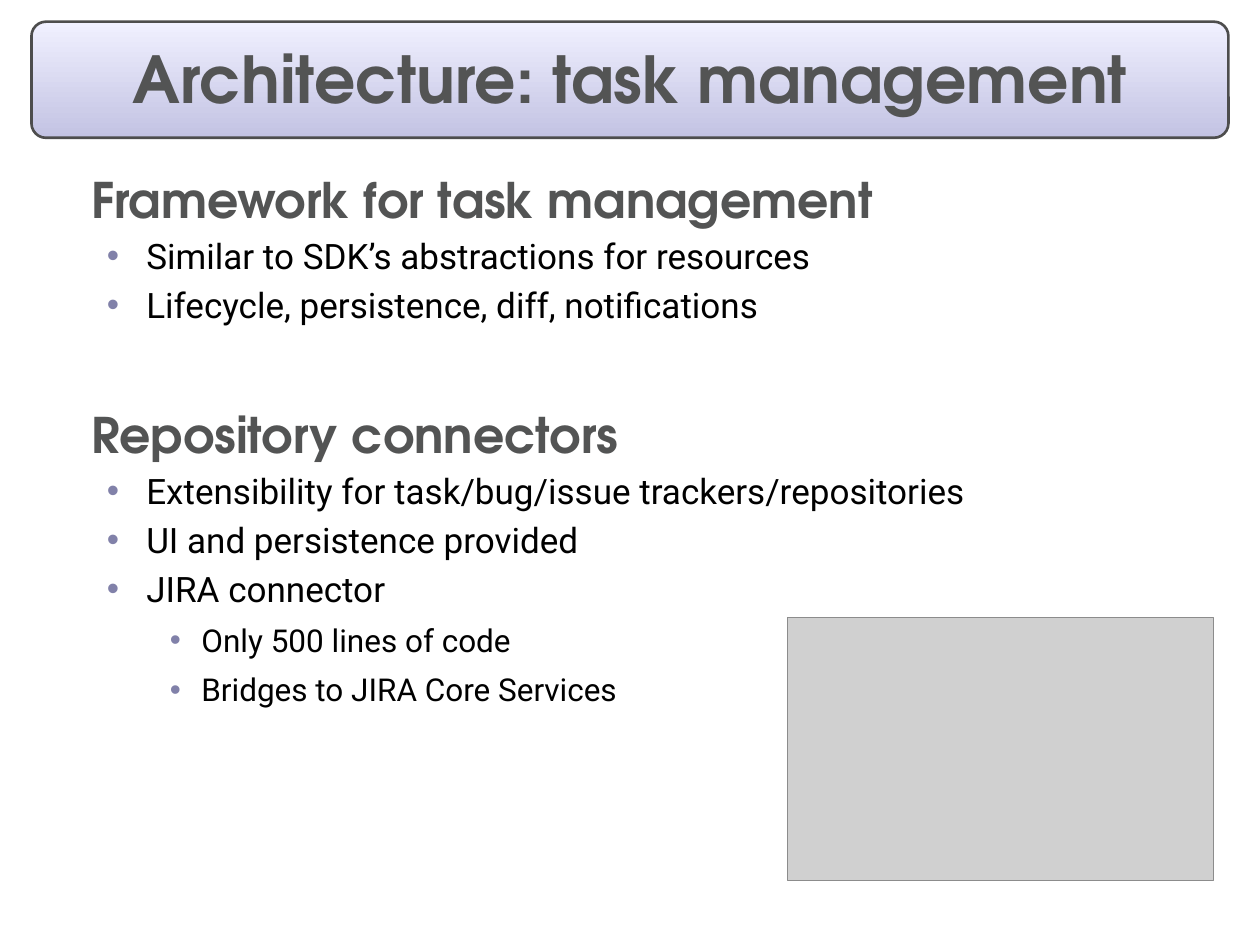
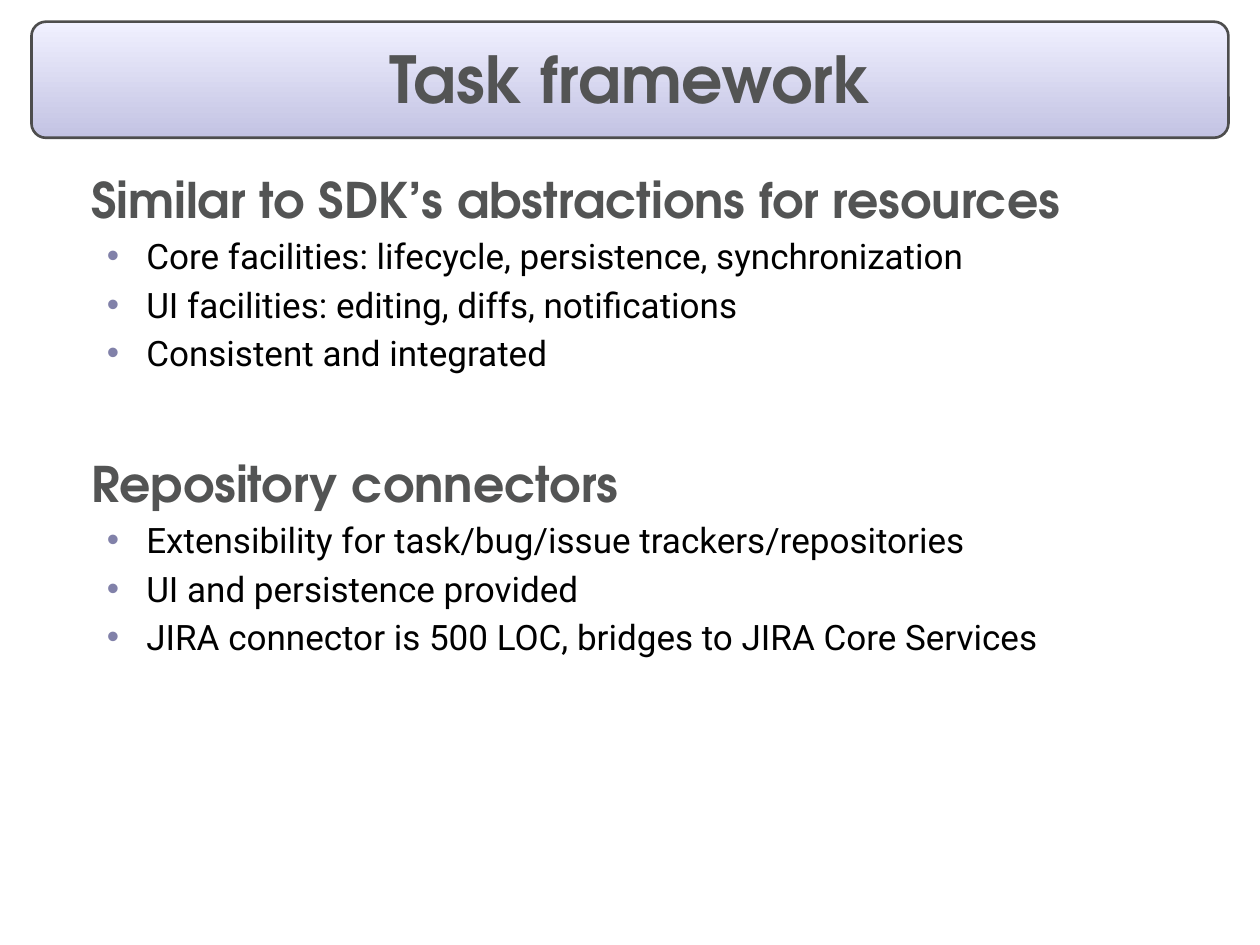
Before and after one commit to eclipse-mylyn/mylyn-website, a slide deck: slide 16 of publications/2006-03-mylar-eclipsecon.ppt (slide 20 before the commit). Drawn at 1260x945 pixels with LibreOffice and Linux fonts; fonts in the diff are those of the drawing; grey boxes stand for pictures. Boxes give left, top, right and bottom in pixels: in the first picture for what was removed or moved away, otherwise in the second. Text is boxed around its words. In the diff, an @@ line names an element or a change of style, - is before the commit and + after.

```diff
--- a/publications/2006-03-mylar-eclipsecon.ppt
+++ b/publications/2006-03-mylar-eclipsecon.ppt
@@ title at bbox=[389, 55, 871, 104]: text changed @@
-Architecture: task management
+Task framework
@@ text at bbox=[91, 182, 873, 229]: paragraph removed @@
-  Framework for task management
@@ text at bbox=[91, 180, 1060, 219]: size 20 to 28 pt, font Roboto to TeX Gyre Adventor, text colour #000000 to #535454, bold on in "Similar to SDK’s abstractions for resources"; bullet • to  ; list level 2 to 1 in "Similar to SDK’s abstractions for ..."; bullet colour #8181A9 to #666699 @@
@@ text at bbox=[146, 242, 963, 374]: text changed @@
-  • Lifecycle, persistence, diff, notifications
+  • Core facilities: lifecycle, persistence, synchronization
+  • UI facilities: editing, diffs, notifications
+  • Consistent and integrated
@@ text at bbox=[146, 623, 1037, 658]: text changed; size 18 to 20 pt @@
-  • JIRA connector
-    • Only 500 lines of code
-    • Bridges to JIRA Core Services
+  • JIRA connector is 500 LOC, bridges to JIRA Core Services
@@ picture removed at bbox=[788, 617, 1213, 879] @@
```
Also in this commit, not shown: 8 other slides changed, 9 slides added, 8 slides removed, 1 other file.
